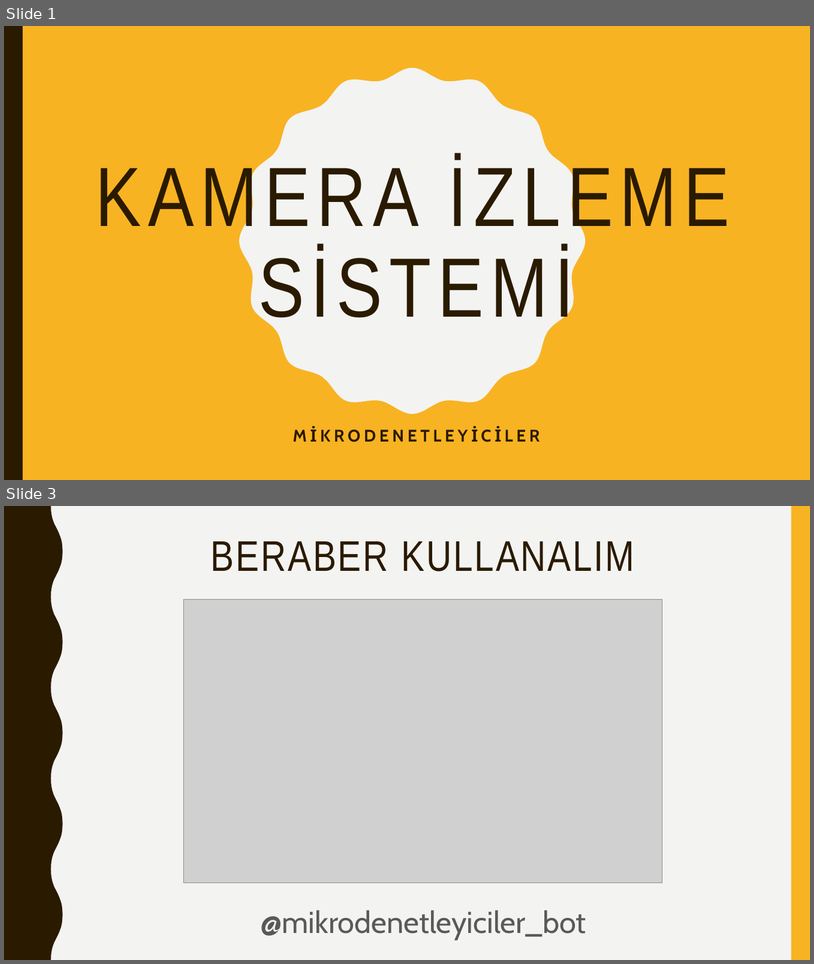
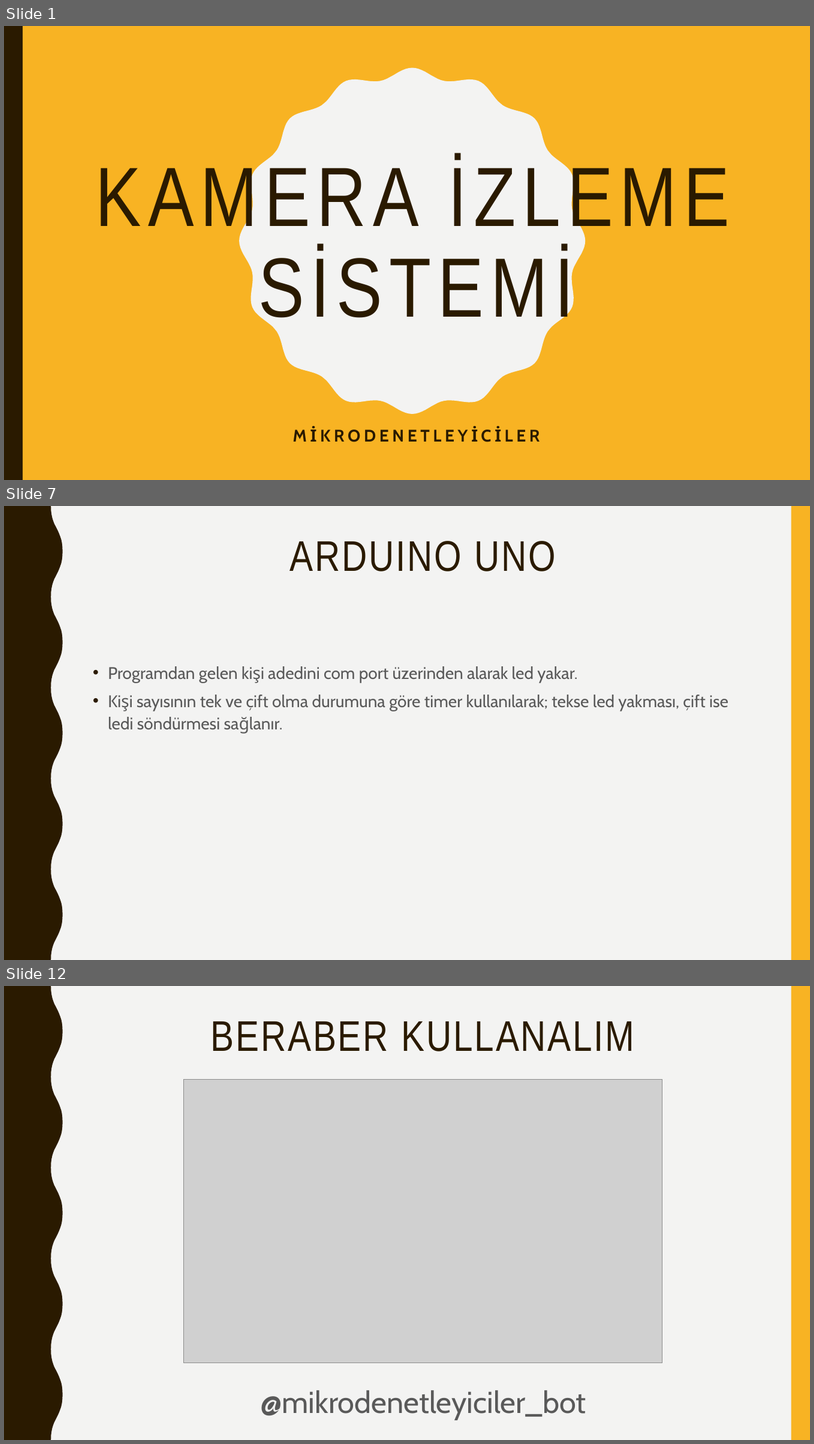
Before and after one commit to sametozalp/microcontrollers-project, a slide deck: slayt.pptx. Shown one above the other, each under a label of ours: slides 1 and 3 before the commit, slides 1, 7 and 12 after it; the slides between them are not shown. The pictures are 814x964 and 814x1444 pixels, drawn with LibreOffice and Linux fonts; fonts in the diff are those of the drawing; grey boxes stand for pictures. Boxes give left, top, right and bottom in pixels: in the first picture for what was removed or moved away, otherwise in the second. Text is boxed around its words. In the diff, an @@ line names an element or a change of style, - is before the commit and + after.

```diff
--- a/slayt.pptx
+++ b/slayt.pptx
@@ slide 7 added at [4, 506, 810, 960], background #F3F3F2; not listed: 2 template elements that a slide beside it also shows @@
@@ title added at [290, 541, 557, 571], 51 pt, text #2A1A00 @@
+ARDUINO UNO
@@ text added at [108, 666, 729, 730], 20 pt, text #595959 @@
+• Programdan gelen kişi adedini com port üzerinden alarak led yakar.
+• Kişi sayısının tek ve çift olma durumuna göre timer kullanılarak; tekse led yakması, çift ise ledi söndürmesi sağlanır.
@@ what was slide 3 is now slide 12 @@
```
Also in this commit, not shown: 1 slide changed, 7 other slides added.
